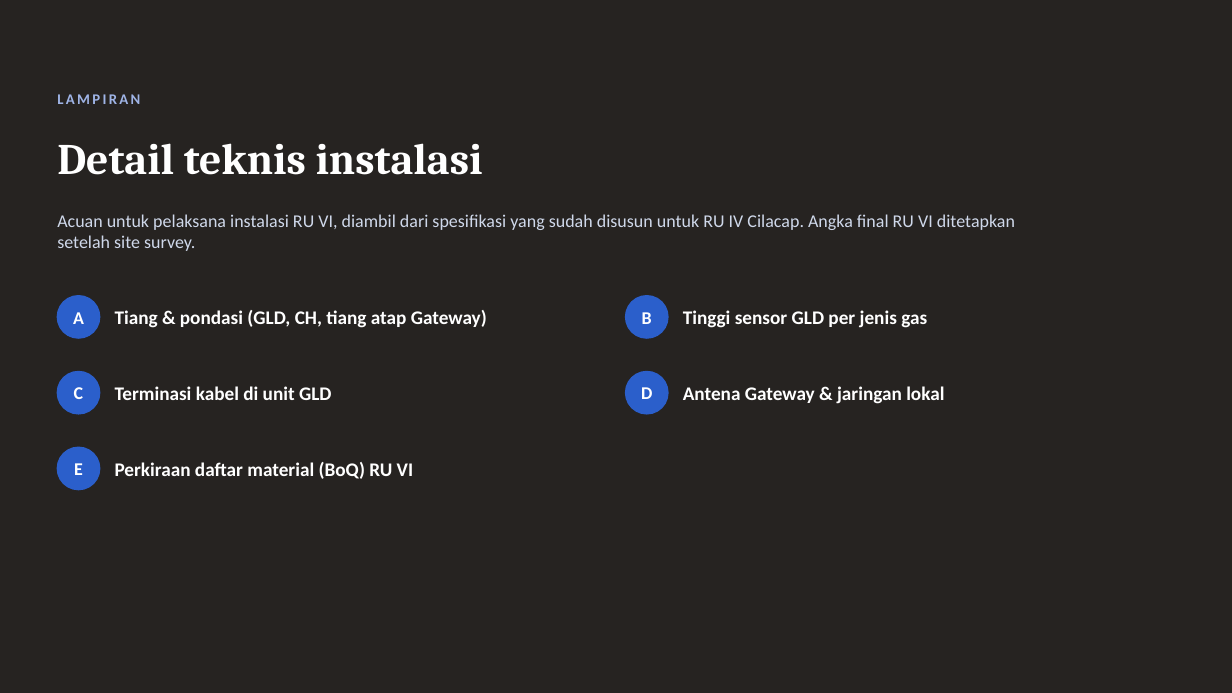
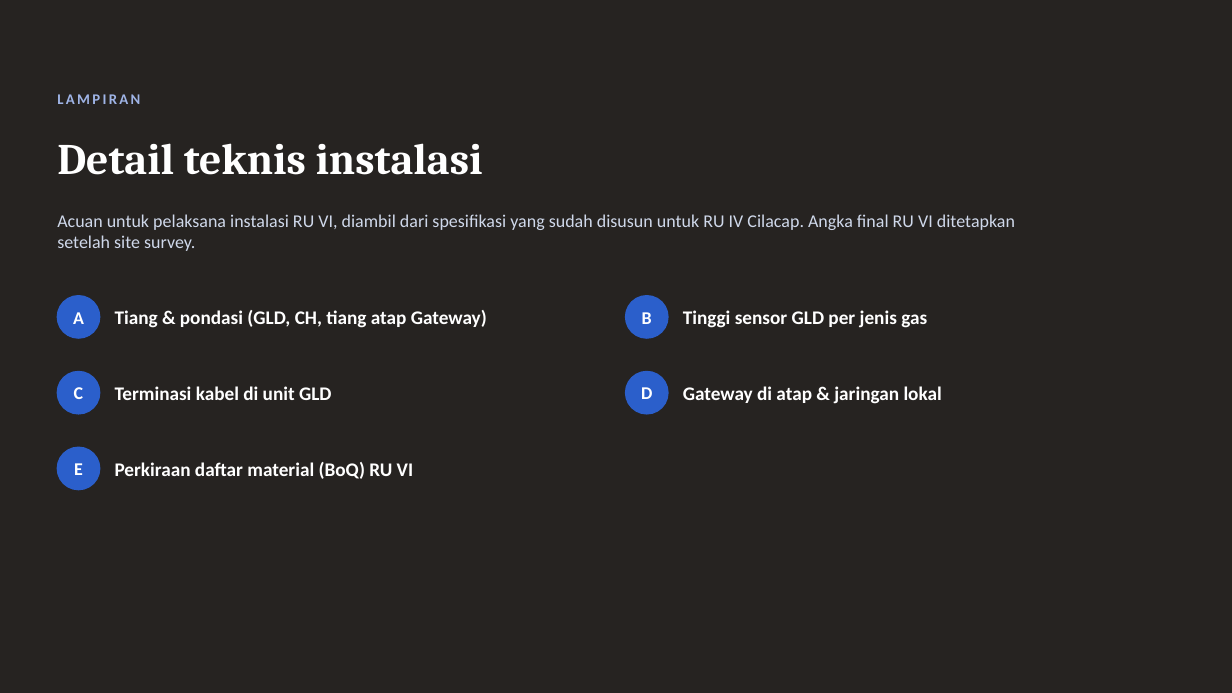
Before and after one commit to RavellerH/GLD-V2-Report-2026, a slide deck: slide 33 of Deliverables/Presentasi_Koordinasi_Implementasi_GLD_RU-VI_Balongan_13November2026.pptx (slide 32 before the commit). Drawn at 1232x693 pixels with LibreOffice and Linux fonts; fonts in the diff are those of the drawing. Boxes give left, top, right and bottom in pixels: in the first picture for what was removed or moved away, otherwise in the second. Text is boxed around its words. In the diff, an @@ line names an element or a change of style, - is before the commit and + after.

```diff
--- a/Deliverables/Presentasi_Koordinasi_Implementasi_GLD_RU-VI_Balongan_13November2026.pptx
+++ b/Deliverables/Presentasi_Koordinasi_Implementasi_GLD_RU-VI_Balongan_13November2026.pptx
@@ text at <box>683,386,942,404</box>: text changed @@
-Antena Gateway & jaringan lokal
+Gateway di atap & jaringan lokal
```
Also in this commit, not shown: 6 other slides changed, 1 slide added, 8 other files.
